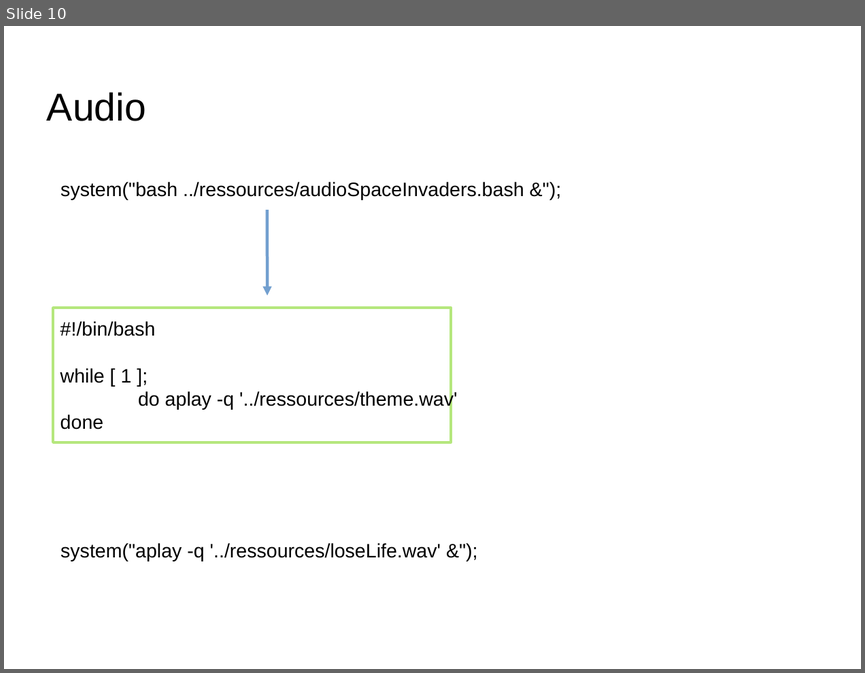
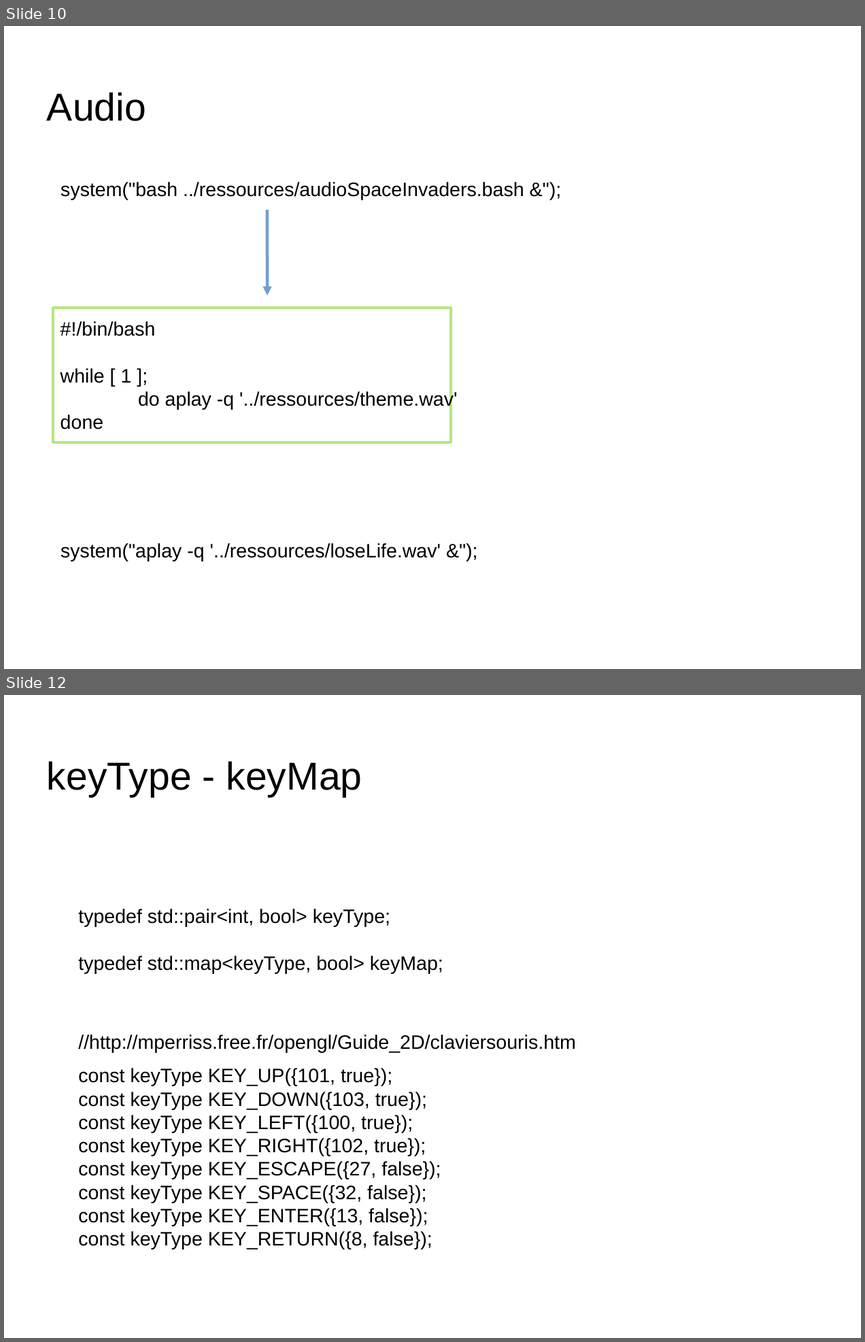
Before and after one commit to nponsard/G2_G4_Bennacer_Lesbros_MathieuDrif_Ponsard_Tritz, a slide deck: docs/Presentation.odp. Shown one above the other, each under a label of ours: slide 10 before the commit, slides 10 and 12 after it; the slides between them are not shown. The pictures are 865x673 and 865x1342 pixels, drawn with LibreOffice and Linux fonts; fonts in the diff are those of the drawing; background and template pictures are left out. Boxes give left, top, right and bottom in pixels: in the first picture for what was removed or moved away, otherwise in the second. Text is boxed around its words. In the diff, an @@ line names an element or a change of style, - is before the commit and + after.

```diff
--- a/docs/Presentation.odp
+++ b/docs/Presentation.odp
@@ slide 12 added at [4, 695, 861, 1338], background picture (left out) @@
@@ title added at [47, 761, 362, 797], 36 pt, text #000000 @@
+keyType - keyMap
@@ text added at [78, 909, 443, 973], 18 pt, text #000000 @@
+typedef std::pair<int, bool> keyType;
+typedef std::map<keyType, bool> keyMap;
@@ text added at [78, 1034, 576, 1052], 18 pt, text #000000 @@
+//http://mperriss.free.fr/opengl/Guide_2D/claviersouris.htm
@@ text added at [78, 1068, 441, 1249], 18 pt, text #000000 @@
+const keyType KEY_UP({101, true});
+const keyType KEY_DOWN({103, true});
+const keyType KEY_LEFT({100, true});
+const keyType KEY_RIGHT({102, true});
+const keyType KEY_ESCAPE({27, false});
+const keyType KEY_SPACE({32, false});
+const keyType KEY_ENTER({13, false});
+const keyType KEY_RETURN({8, false});
```
Also in this commit, not shown: 4 slides changed, 3 other slides added, 1 other file.
